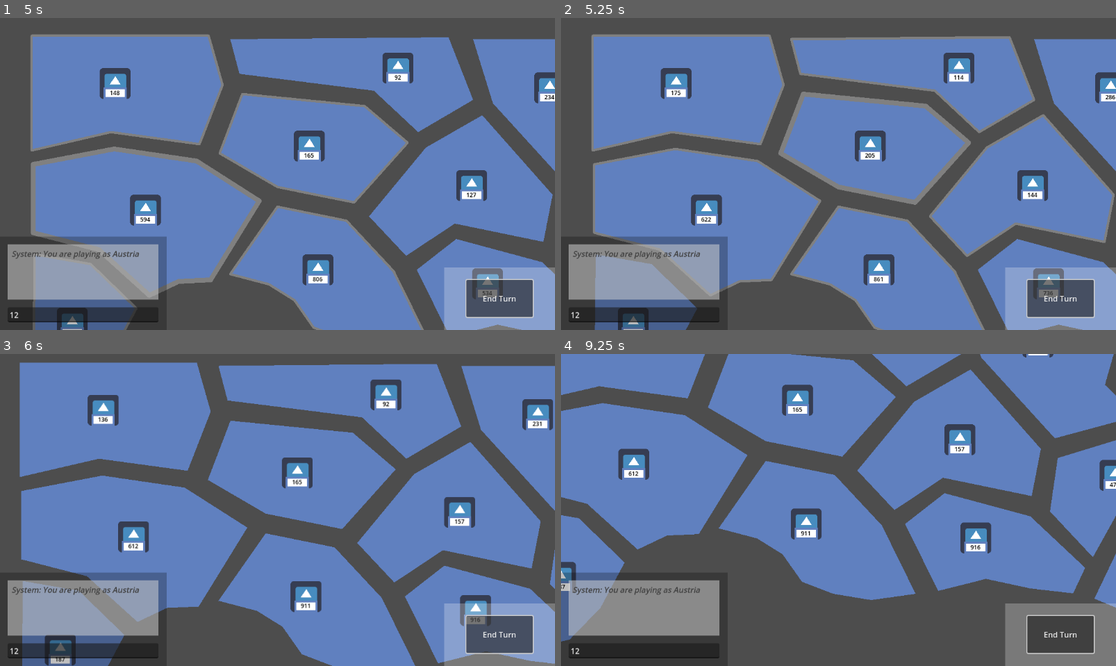
Above: before the commit, frames 1-4 (two rows, left to right).
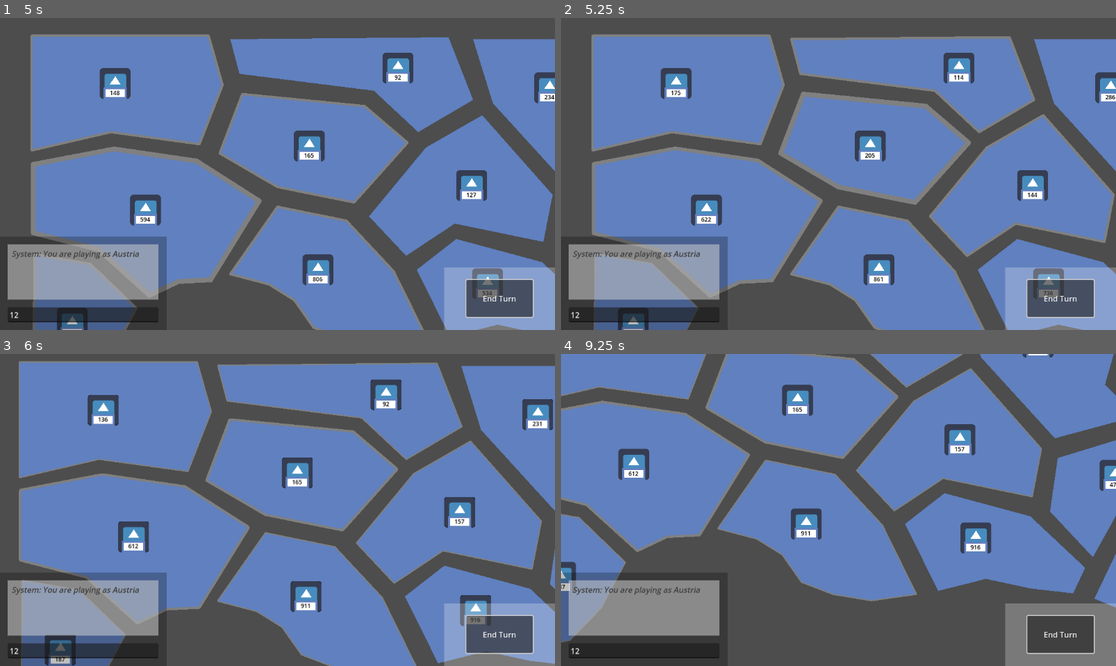
Above: after the commit, the same moments.

Repository: SamTheBlow/grand-strategy-game
Game: Godot game, scene res://scenes/main.tscn
Two runs of this game, one before a commit and one after it. Both use one fixed random seed, a clock stepped at 60 frames per second and the inputs below. The engine's default icon, where the game draws it, is replaced by a stand-in: a white triangle on a blue panel in a dark square.
Inputs (mouse positions are in pixels of both pictures, inside the frame that each line leads up to):
- Up to frame 1 (5 s): click (83, 314) at 0.52 s; type "12" at 0.6 s; click "End Turn" at 1.25 s; click "End Turn" at 2 s; click "End Turn" at 2.75 s; tap Enter at 3.5 s; move the mouse to (399, 158) at 3.52 s; click (399, 158) at 3.67 s; tap Space at 4.25 s; drag from (166, 189) to (249, 236) at 4.27 s
- Up to frame 2 (5.25 s): tap Enter at 5 s; move the mouse to (894, 105) at 5.02 s; click (894, 105) at 5.17 s
- Up to frame 3 (6 s): tap Space at 5.75 s; drag from (249, 572) to (111, 463) at 5.77 s
- Up to frame 4 (9.25 s): move the mouse to (1005, 556) at 6.52 s; click (1005, 556) at 6.67 s; drag from (672, 463) to (755, 432) at 7.27 s; move the mouse to (866, 510) at 8.02 s; click (866, 510) at 8.17 s; drag from (755, 432) to (727, 525) at 8.77 s

Frame 1 is identical in both runs. In frame 2, 0.4% of the frame differs, in the area x 5-48%, y 41-100%; in frame 3, 3.0%, in the area x 3-100%, y 2-100%; in frame 4, 2.2%.

Commit message:
Put the game state in its own CanvasLayer

Diff:
--- a/GrandStrategyGame/scenes/game.tscn
+++ b/GrandStrategyGame/scenes/game.tscn
@@ -16,6 +16,9 @@
 limit_top = 0
 position_smoothing_enabled = true
 script = ExtResource("2_xf1ng")
+
+[node name="WorldLayer" type="CanvasLayer" parent="."]
+follow_viewport_enabled = true
 
 [node name="CanvasLayer" type="CanvasLayer" parent="."]
 layer = 2
--- a/GrandStrategyGame/scripts/game.gd
+++ b/GrandStrategyGame/scripts/game.gd
@@ -94,10 +94,7 @@
 	# TODO bad code DRY
 	_simulation.connect_to_provinces(Callable(self, "_on_province_selected"))
 
-	add_child(_simulation)
-	# The game state needs to be above the UI stuff
-	# in order for input handling to work in the correct order
-	move_child(_simulation, 0)
+	$WorldLayer.add_child(_simulation)
 
 	_your_id = your_id
 
@@ -155,7 +152,6 @@
 		return
 	actions.append(action_move)
 	_game_state.rules.connect_action(action_move)
-	action_move.apply_to(local_simulation)
 
 	# Everything was okay, so now we can submit the actions
 	var you: Player = _simulation.players.player_from_id(_your_id)
@@ -188,9 +184,7 @@
 	# TODO bad code DRY
 	_simulation.connect_to_provinces(Callable(self, "_on_province_selected"))
 
-	add_child(_simulation)
-	# TODO bad code DRY
-	move_child(_simulation, 0)
+	$WorldLayer.add_child(_simulation)
 
 
 func _play_player_turn(player: Player) -> void:
--- a/GrandStrategyGame/scripts/game_rules/combat/combat.gd
+++ b/GrandStrategyGame/scripts/game_rules/combat/combat.gd
@@ -3,6 +3,7 @@
 ## Gives the defender a slight advantage in combat.
 
 
+# These are both unused right now...
 signal battle_started(battle: Battle)
 signal battle_ended(game_state: GameState, batle: Battle)
 
